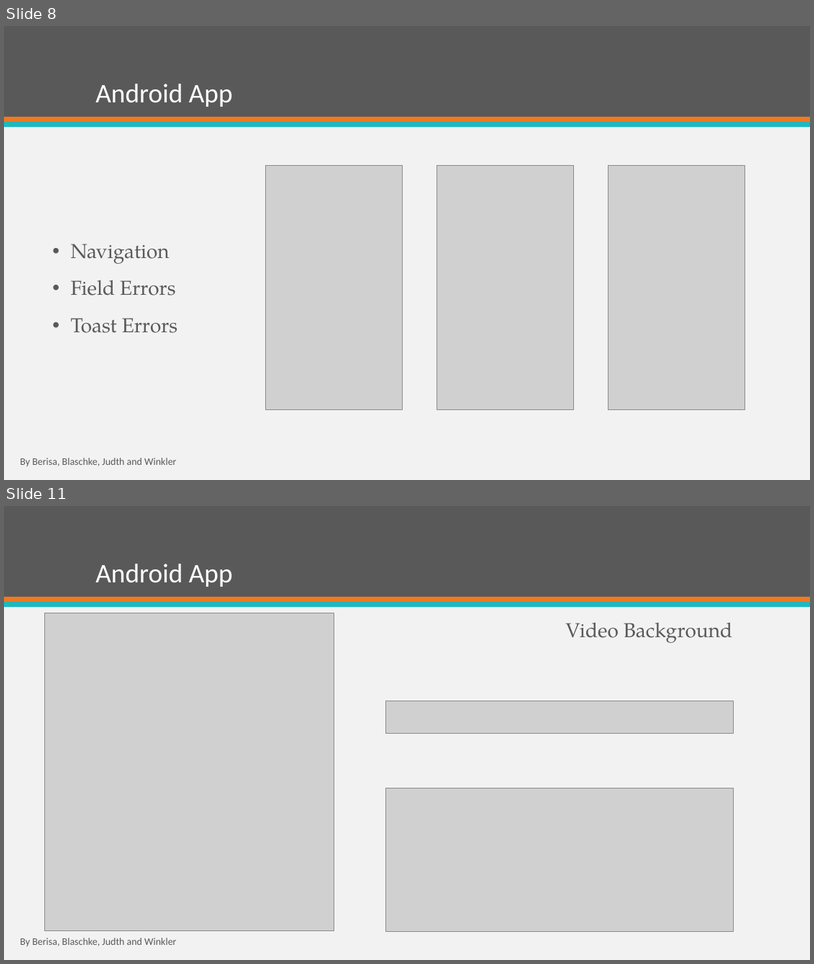
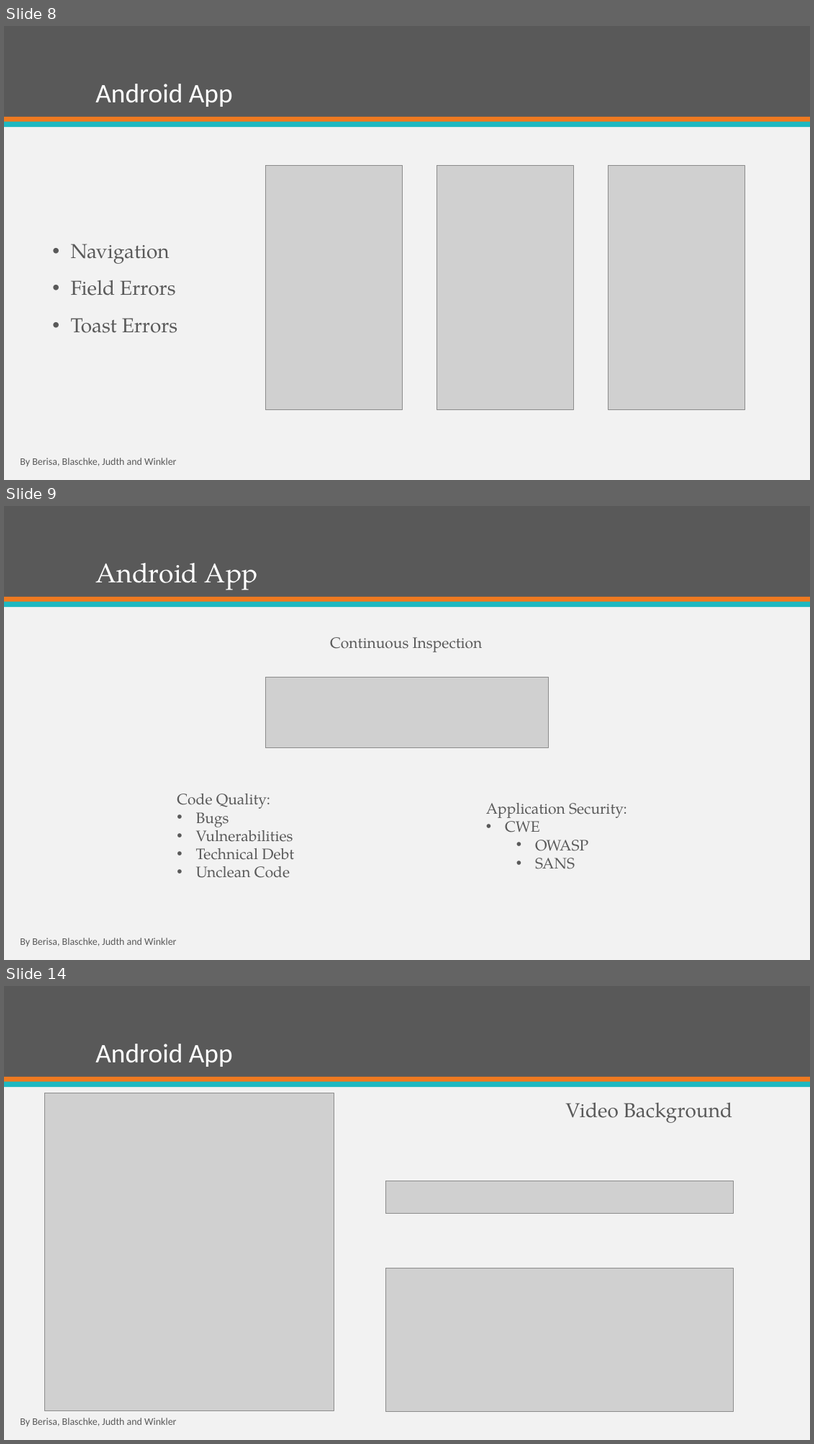
Before and after one commit to Chris6077/NeedATicket, a slide deck: Planning/presentation/NeedATicket_semester.pptx. Shown one above the other, each under a label of ours: slides 8 and 11 before the commit, slides 8, 9 and 14 after it; the slides between them are not shown. The pictures are 814x964 and 814x1444 pixels, drawn with LibreOffice and Linux fonts; fonts in the diff are those of the drawing; grey boxes stand for pictures; background and template pictures are left out. Boxes give left, top, right and bottom in pixels: in the first picture for what was removed or moved away, otherwise in the second. Text is boxed around its words. In the diff, an @@ line names an element or a change of style, - is before the commit and + after.

Commit message:
Android App Done

```diff
--- a/Planning/presentation/NeedATicket_semester.pptx
+++ b/Planning/presentation/NeedATicket_semester.pptx
@@ slide 9 added at (4,506,810,960), background #F2F2F2; not listed: 4 template elements that a slide beside it also shows @@
@@ title added at (95,563,258,590), 32 pt, text #FFFFFF @@
+Android App
@@ text added at (330,637,483,652), 18 pt, text #595959 @@
+Continuous Inspection
@@ picture added at (265,677,549,748) @@
@@ text added at (177,793,294,878), 18 pt, text #595959 @@
+Code Quality:
+• Bugs
+• Vulnerabilities
+• Technical Debt
+• Unclean Code
@@ text added at (486,803,628,869), 18 pt, text #595959 @@
+Application Security:
+• CWE
+  • OWASP
+  • SANS
@@ what was slide 11 is now slide 14 @@
```
Also in this commit, not shown: 5 slides changed, 2 other slides added.
